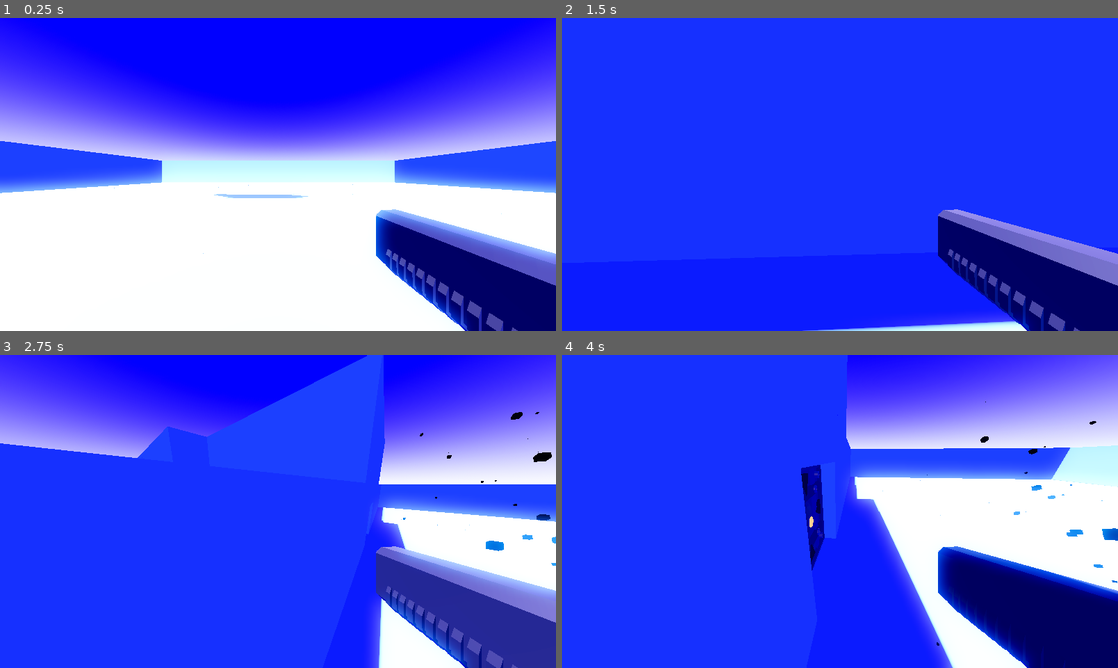
Above: before the commit, frames 1-4 (two rows, left to right).
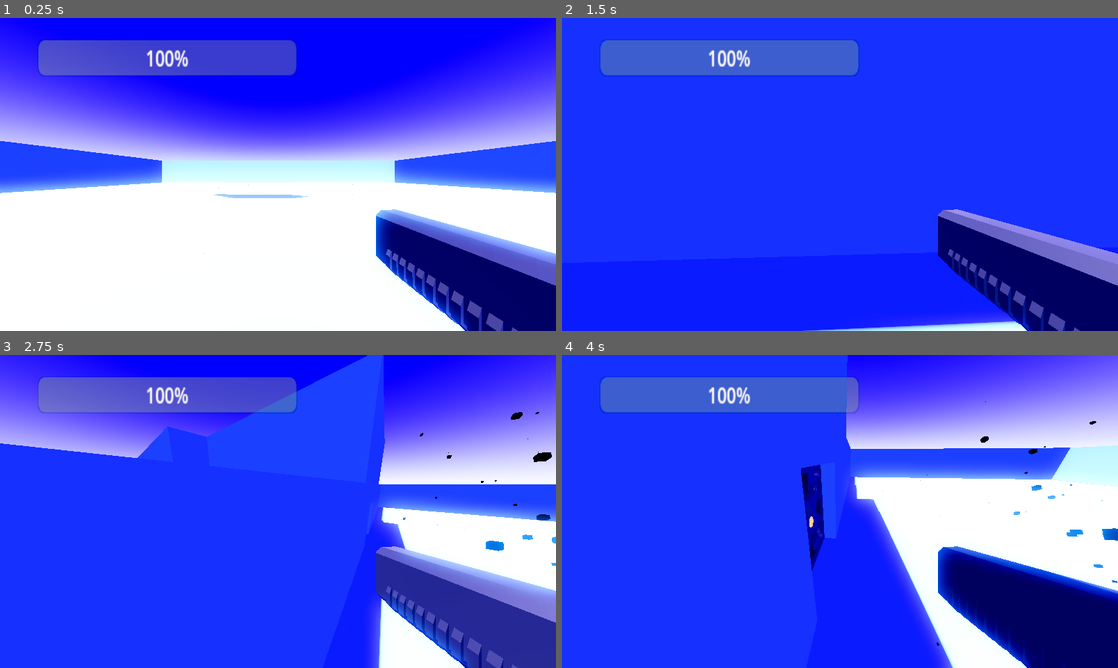
Above: after the commit, the same moments.

Repository: xxxxx-community/Cyber-3d-roguelike-godot-wild-jam-80
Game: Godot game, scene res://Scenes/game.tscn
Two runs of this game, one before a commit and one after it. Both use one fixed random seed, a clock stepped at 60 frames per second and the inputs below.
Inputs (mouse positions are in pixels of both pictures, inside the frame that each line leads up to):
- Up to frame 1 (0.25 s): no input
- Up to frame 2 (1.5 s): tap Enter (ui_accept) at 0.5, 0.77 s; move the mouse to (962, 158) at 0.52 s; hold Right (ui_right) 0.53-1.28 s; click (962, 158) at 0.67 s; move the mouse to (812, 174) at 1.27 s; hold Up (ui_up) from 1.28 s (still down)
- Up to frame 3 (2.75 s): keep holding Up (ui_up); tap Enter (ui_accept) at 1.52 s; move the mouse to (289, 505) at 2.02 s
- Up to frame 4 (4 s): keep holding Up (ui_up); move the mouse to (834, 517) at 2.77 s; click (834, 517) at 2.92 s; tap Enter (ui_accept) at 3.02, 3.77 s; move the mouse to (878, 514) at 3.52 s

The runs differ from the first frame. In frame 1, 5.4% of the frame differs, in the area x 6-54%, y 6-19%; in frame 2, 5.4%; in frame 3, 5.5%; in frame 4, 5.4%.

Commit message:
health for player

Diff:
--- a/Scenes/Characters/Player/player.gd
+++ b/Scenes/Characters/Player/player.gd
@@ -6,7 +6,7 @@
 @onready var body   : MeshInstance3D = get_node(^"Body")
 @onready var camera : Camera3D = get_node(^"%Camera3D")
 @onready var animation_player: AnimationPlayer = $AnimationPlayer
-
+var health = 100
 func _ready() -> void:
 	Input.set_mouse_mode(Input.MOUSE_MODE_VISIBLE)
 
--- a/Scenes/Characters/Player/player.tscn
+++ b/Scenes/Characters/Player/player.tscn
@@ -1,11 +1,15 @@
-[gd_scene load_steps=10 format=4 uid="uid://dmmofrthbtcrg"]
+[gd_scene load_steps=12 format=4 uid="uid://dmmofrthbtcrg"]
 
 [ext_resource type="PackedScene" uid="uid://dhgcyjovuvqhx" path="res://Scenes/Characters/character.tscn" id="1_27cb7"]
 [ext_resource type="Script" uid="uid://b6aunna0itrhq" path="res://Scenes/Characters/Player/player.gd" id="2_lyjr2"]
+[ext_resource type="Script" uid="uid://chqxnehjqiis3" path="res://Scenes/UI/Health_Bar.gd" id="3_siygm"]
 
 [sub_resource type="CapsuleShape3D" id="CapsuleShape3D_lyjr2"]
 radius = 0.4
 height = 1.8
+
+[sub_resource type="ViewportTexture" id="ViewportTexture_qqvsf"]
+viewport_path = NodePath("Body/Camera3D/Health_bar/Sprite3D/SubViewport")
 
 [sub_resource type="StandardMaterial3D" id="StandardMaterial3D_5fbgn"]
 resource_name = "Material"
@@ -99,7 +103,29 @@
 fov = 100.0
 metadata/_edit_lock_ = true
 
-[node name="Rifle" type="MeshInstance3D" parent="Body/Camera3D" index="0"]
+[node name="Health_bar" type="Node3D" parent="Body/Camera3D" index="0"]
+unique_name_in_owner = true
+transform = Transform3D(0.105, 0, 0, 0, 0.135, 0, 0, 0, 1, -0.0337915, -0.300517, -0.132874)
+script = ExtResource("3_siygm")
+
+[node name="Sprite3D" type="Sprite3D" parent="Body/Camera3D/Health_bar" index="0"]
+texture = SubResource("ViewportTexture_qqvsf")
+
+[node name="SubViewport" type="SubViewport" parent="Body/Camera3D/Health_bar/Sprite3D" index="0"]
+transparent_bg = true
+size = Vector2i(1152, 648)
+
+[node name="ProgressBar" type="ProgressBar" parent="Body/Camera3D/Health_bar/Sprite3D/SubViewport" index="0"]
+anchors_preset = 5
+anchor_left = 0.5
+anchor_right = 0.5
+offset_left = -200.0
+offset_right = 50.0
+offset_bottom = 27.0
+grow_horizontal = 2
+value = 50.0
+
+[node name="Rifle" type="MeshInstance3D" parent="Body/Camera3D" index="1"]
 transform = Transform3D(-0.998243, 0, -0.0592541, 0, 1, 0, 0.0592541, 0, -0.998243, 0.693002, -0.357069, -0.0828495)
 cast_shadow = 0
 mesh = SubResource("ArrayMesh_lyjr2")
--- a/Scenes/UI/health_bar.tscn
+++ b/Scenes/UI/health_bar.tscn
@@ -16,6 +16,11 @@
 size = Vector2i(1152, 648)
 
 [node name="ProgressBar" type="ProgressBar" parent="Sprite3D/SubViewport"]
-offset_right = 400.0
+anchors_preset = 5
+anchor_left = 0.5
+anchor_right = 0.5
+offset_left = -200.0
+offset_right = 200.0
 offset_bottom = 27.0
+grow_horizontal = 2
 value = 50.0
